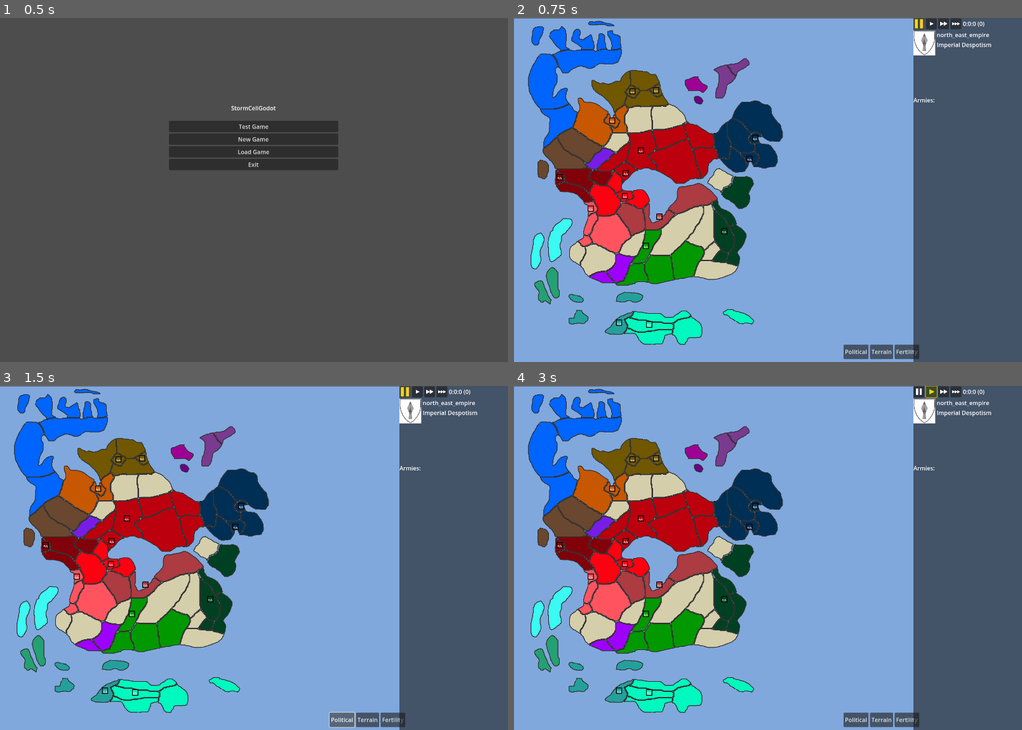
Above: before the commit, frames 1-4 (two rows, left to right).
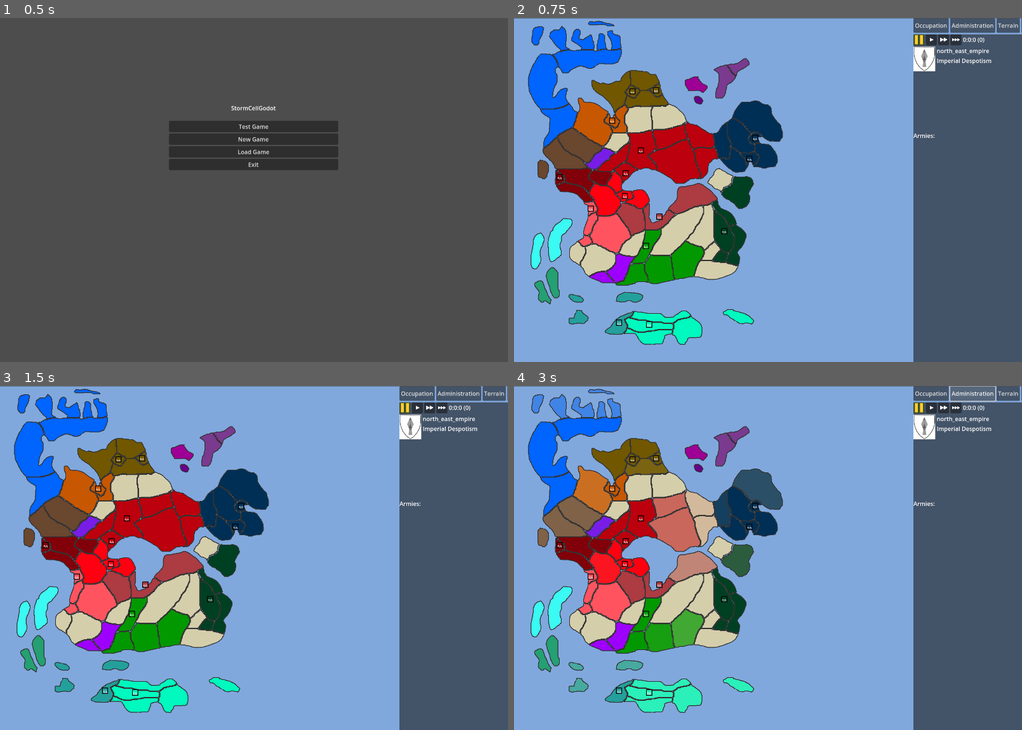
Above: after the commit, the same moments.

Repository: code-11/StormCell
Game: Godot game, scene res://testing.tscn
Two runs of this game, one before a commit and one after it. Both use one fixed random seed, a clock stepped at 60 frames per second and the inputs below.
Inputs (mouse positions are in pixels of both pictures, inside the frame that each line leads up to):
- Up to frame 1 (0.5 s): no input
- Up to frame 2 (0.75 s): click "New Game" at 0.5 s
- Up to frame 3 (1.5 s): click (340, 719) at 1.25 s, where only the run before the commit has a clickable "Political"
- Up to frame 4 (3 s): click (930, 392) at 2 s, where only the run after the commit has a clickable "Occupation"; click (971, 392) at 2.75 s, where only the run after the commit has a clickable "Administration"

Frame 1 is identical in both runs. In frame 2, 2.0% of the frame differs, in the area x 64-100%, y 0-100%; in frame 3, 2.1%; in frame 4, 8.7%, in the area x 3-100%, y 0-100%.

Commit message:
Add per-region occupation and administration values
Adds occupation/administration fields to Region and starting_regions.json
(infrastructure only, values left for design), plus map-mode buttons and
sidebar readouts to view them, replacing the old political map mode.

Diff:
--- a/stormCellGodot/MapLoader.gd
+++ b/stormCellGodot/MapLoader.gd
@@ -29,11 +29,11 @@
 
 func set_color_mode(mode):
 	var region_color_dict=null
-	if mode=="pol":
-		region_color_dict=$nations.create_region_color_dict(
-			$nations.read_starting_regions(),
-			$nations.read_nation_data()
-		)
+	if mode=="occupation":
+		region_color_dict=create_occupation_color_dict()
+
+	elif mode=="administration":
+		region_color_dict=create_administration_color_dict()
 
 	elif mode=="terrain":
 		region_color_dict=create_terrain_color_dict()
@@ -48,6 +48,38 @@
 	var all_regions=$regions.get_regions()
 	for region in all_regions:
 		to_return[region.name]=region.terrain.color
+	return to_return
+
+func get_nation_color(nation_data,nation):
+	if nation==null or not nation_data.has(nation):
+		return null
+	return nation_data[nation].get("nation_color",null)
+
+func nation_strength_to_color(nation_color_hex,value):
+	if nation_color_hex==null or value==null:
+		return UNOCCUPIED_REGION_COLOR
+	var nation_color=Color.html(nation_color_hex)
+	var neutral_color=Color.html(UNOCCUPIED_REGION_COLOR)
+	var alpha=clamp(value,0.0,1.0)
+	var blended=neutral_color.lerp(nation_color,alpha)
+	return "#"+blended.to_html(false)
+
+func create_occupation_color_dict():
+	var to_return={}
+	var nation_data=$nations.read_nation_data()
+	var all_regions=$regions.get_regions()
+	for region in all_regions:
+		var nation_color_hex=get_nation_color(nation_data,region.nation)
+		to_return[region.name]=nation_strength_to_color(nation_color_hex,region.occupation)
+	return to_return
+
+func create_administration_color_dict():
+	var to_return={}
+	var nation_data=$nations.read_nation_data()
+	var all_regions=$regions.get_regions()
+	for region in all_regions:
+		var nation_color_hex=get_nation_color(nation_data,region.nation)
+		to_return[region.name]=nation_strength_to_color(nation_color_hex,region.administration)
 	return to_return
 
 func read_fertility_bonus():
@@ -100,7 +132,7 @@
 					cur_map_click_mode=MAP_CLICK_MODE.INFO
 
 func load_map():
-	$regions.create_regions($nations.get_region_to_starting_nation())
+	$regions.create_regions($nations.get_region_to_starting_data())
 
 func attach_army(army_node,region):
 	$regions.attach_army(army_node,region)
--- a/stormCellGodot/NationLoader.gd
+++ b/stormCellGodot/NationLoader.gd
@@ -20,17 +20,20 @@
 			to_return[region_id] = nation
 	return to_return
 
+func get_region_to_starting_data():
+	var starting_nation_data = read_starting_regions()
+	var to_return = {}
+	for nation in starting_nation_data:
+		for region_id in starting_nation_data[nation]:
+			var region_values = starting_nation_data[nation][region_id]
+			to_return[region_id] = {
+				"nation": nation,
+				"occupation": region_values.get("occupation", null),
+				"administration": region_values.get("administration", null)
+			}
+	return to_return
+
 func read_nation_data():
 	var nation_data_file = FileAccess.open(NATION_DATA_PATH, FileAccess.READ)
 	var nation_data = JSON.parse_string(nation_data_file.get_as_text())
 	return nation_data
-
-
-func create_region_color_dict(starting_region_dict,nation_data_dict):
-	var to_return={}
-	for nation in starting_region_dict:
-		var national_color=nation_data_dict[nation]["nation_color"]
-		var starting_regions=starting_region_dict[nation]
-		for starting_region in starting_regions:
-			to_return[starting_region]=national_color
-	return to_return
--- a/stormCellGodot/RegionGeoLoader.gd
+++ b/stormCellGodot/RegionGeoLoader.gd
@@ -159,7 +159,7 @@
 	var region_terrain_data = JSON.parse_string(region_terrain_file.get_as_text())
 	return region_terrain_data
 
-func create_regions(regions_to_nations_dict):
+func create_regions(regions_to_starting_data):
 	var regions=read_regions()
 	var regional_terrain_data=read_regional_terrain()
 	var terrain_data=read_terrain_data()
@@ -169,7 +169,11 @@
 	for region in regions:
 		var terrain_type_for_region=regional_terrain_data[region.name]
 		region.terrain = Terrain.from_json_dict(terrain_type_for_region,terrain_data[terrain_type_for_region])
-		region.nation = regions_to_nations_dict.get(region.name,null)
+		var starting_data = regions_to_starting_data.get(region.name,null)
+		if starting_data != null:
+			region.nation = starting_data.get("nation",null)
+			region.occupation = starting_data.get("occupation",null)
+			region.administration = starting_data.get("administration",null)
 		var long_ext=long_extent(region)
 		if greatest_extent < long_ext:
 			greatest_extent = long_ext
--- a/stormCellGodot/data/starting_regions.json
+++ b/stormCellGodot/data/starting_regions.json
@@ -1,23 +1,114 @@
   {
-	  "farthener_tribes": ["1", "2", "3", "4"],
-	  "dunhollow_tribes": ["6", "7", "8"],
-	  "amonhold": ["5", "15", "16"],
-	  "pinemar_keep": ["17", "18", "20", "19", "21"],
-	  "tower_of_eregion": ["85"],
-	  "tower_of_illedion": ["78"],
-	  "artemons_hold": ["13"],
-	  "zultans_keep": ["79", "80"],
-	  "jibacoa": ["82"],
-	  "canimao": ["81"],
-	  "maniabon": ["59", "84", "65"],
-	  "naguabo": ["62", "60", "61", "63", "66"],
-	  "seluceria": ["56", "57", "54", "58", "68"],
-	  "havernia": ["48", "83", "49", "51"],
-	  "iphakhealis": ["45", "43"],
-	  "northumber": ["71", "72", "73", "77", "76", "74", "75"],
-	  "central_empire": ["28", "32", "33", "34"],
-	  "south_east_empire": ["38", "39", "47"],
-	  "south_west_empire": ["26", "35", "36", "37"],
-	  "north_west_empire": ["10", "9", "12", "11"],
-	  "north_east_empire": ["25", "27", "29", "30", "31", "70", "69"],
+	  "farthener_tribes": {
+		  "1": {"occupation": 1, "administration": 0.7},
+		  "2": {"occupation": 1, "administration": 1},
+		  "3": {"occupation": 1, "administration": 1},
+		  "4": {"occupation": 1, "administration": 1}
+	  },
+	  "dunhollow_tribes": {
+		  "6": {"occupation": 1, "administration": 0.8},
+		  "7": {"occupation": 1, "administration": 0.8},
+		  "8": {"occupation": 1, "administration": 0.8}
+	  },
+	  "amonhold": {
+		  "5": {"occupation": 1, "administration": 0.8},
+		  "15": {"occupation": 1, "administration": 1},
+		  "16": {"occupation": 1, "administration": 1}
+	  },
+	  "pinemar_keep": {
+		  "17": {"occupation": 1, "administration": 1},
+		  "18": {"occupation": 1, "administration": 1},
+		  "20": {"occupation": 1, "administration": 1},
+		  "19": {"occupation": 1, "administration": 0.9},
+		  "21": {"occupation": 1, "administration": 1}
+	  },
+	  "tower_of_eregion": {
+		  "85": {"occupation": 1, "administration": 1}
+	  },
+	  "tower_of_illedion": {
+		  "78": {"occupation": 1, "administration": 1}
+	  },
+	  "artemons_hold": {
+		  "13": {"occupation": 1, "administration": 1}
+	  },
+	  "zultans_keep": {
+		  "79": {"occupation": 1, "administration": 1},
+		  "80": {"occupation": 1, "administration": 1}
+	  },
+	  "jibacoa": {
+		  "82": {"occupation": 1, "administration": 1}
+	  },
+	  "canimao": {
+		  "81": {"occupation": 1, "administration": 1}
+	  },
+	  "maniabon": {
+		  "59": {"occupation": 1, "administration": 0.8},
+		  "84": {"occupation": 1, "administration": 1},
+		  "65": {"occupation": 1, "administration": 0.8}
+	  },
+	  "naguabo": {
+		  "62": {"occupation": 1, "administration": 0.8},
+		  "60": {"occupation": 1, "administration": 0.8},
+		  "61": {"occupation": 1, "administration": 0.8},
+		  "63": {"occupation": 1, "administration": 0.8},
+		  "66": {"occupation": 1, "administration": 0.8}
+	  },
+	  "seluceria": {
+		  "56": {"occupation": 1, "administration": 1},
+		  "57": {"occupation": 1, "administration": 1},
+		  "54": {"occupation": 1, "administration": 1},
+		  "58": {"occupation": 1, "administration": 1},
+		  "68": {"occupation": 1, "administration": 0.8}
+	  },
+	  "havernia": {
+		  "48": {"occupation": 1, "administration": 1},
+		  "83": {"occupation": 1, "administration": 1},
+		  "49": {"occupation": 1, "administration": 0.9},
+		  "51": {"occupation": 1, "administration": 0.7}
+	  },
+	  "iphakhealis": {
+		  "45": {"occupation": 1, "administration": 1},
+		  "43": {"occupation": 1, "administration": 1}
+	  },
+	  "northumber": {
+		  "71": {"occupation": 1, "administration": 0.9},
+		  "72": {"occupation": 1, "administration": 1},
+		  "73": {"occupation": 1, "administration": 1},
+		  "77": {"occupation": 1, "administration": 1},
+		  "76": {"occupation": 1, "administration": 1},
+		  "74": {"occupation": 1, "administration": 0.8},
+		  "75": {"occupation": 1, "administration": 1}
+	  },
+	  "central_empire": {
+		  "28": {"occupation": 1, "administration": 0.9},
+		  "32": {"occupation": 1, "administration": 1},
+		  "33": {"occupation": 1, "administration": 1},
+		  "34": {"occupation": 1, "administration": 1}
+	  },
+	  "south_east_empire": {
+		  "38": {"occupation": 1, "administration": 1},
+		  "39": {"occupation": 1, "administration": 1},
+		  "47": {"occupation": 1, "administration": 0.5}
+	  },
+	  "south_west_empire": {
+		  "26": {"occupation": 1, "administration": 1},
+		  "35": {"occupation": 1, "administration": 1},
+		  "36": {"occupation": 1, "administration": 1},
+		  "37": {"occupation": 1, "administration": 1}
+	  },
+	  "north_west_empire": {
+		  "10": {"occupation": 1, "administration": 1},
+		  "9": {"occupation": 1, "administration": 1},
+		  "12": {"occupation": 1, "administration": 1},
+		  "11": {"occupation": 1, "administration": 1}
+	  },
+	  "north_east_empire": {
+		  "25": {"occupation": 1, "administration": 1},
+		  "27": {"occupation": 1, "administration": 1},
+		  "29": {"occupation": 1, "administration": 1},
+		  "30": {"occupation": 1, "administration": 0.5},
+		  "31": {"occupation": 1, "administration": 0.5},
+		  "70": {"occupation": 1, "administration": 0.1},
+		  "69": {"occupation": 1, "administration": 0.1}
+	  }
   }
--- a/stormCellGodot/game_scene.tscn
+++ b/stormCellGodot/game_scene.tscn
@@ -6,7 +6,8 @@
 [ext_resource type="Script" path="res://NationLoader.gd" id="2_lhp44"]
 [ext_resource type="Script" path="res://sc_ui/GuiCtrl.gd" id="2_y221t"]
 [ext_resource type="Texture2D" uid="uid://bltthd43fdmfq" path="res://images/spearhead.jpeg" id="4_n7rf5"]
-[ext_resource type="Script" path="res://sc_ui/PolMapModeBtn.gd" id="6_48i3s"]
+[ext_resource type="Script" path="res://sc_ui/OccupationMapModeBtn.gd" id="6_48i3s"]
+[ext_resource type="Script" path="res://sc_ui/AdministrationMapModeBtn.gd" id="6_48i3t"]
 [ext_resource type="Script" path="res://sc_ui/PanelCtrl.gd" id="6_negt1"]
 [ext_resource type="Script" path="res://sc_ui/TerrainMapModeBtn.gd" id="7_mcrfv"]
 [ext_resource type="Script" path="res://sc_ui/FertilityMapModeBtn.gd" id="8_fert1"]
@@ -48,15 +49,20 @@
 [node name="Line2D" type="Line2D" parent="TheGame/GuiCtrl/TheMap"]
 
 [node name="HBoxContainer" type="HBoxContainer" parent="TheGame/GuiCtrl/TheMap"]
-offset_left = 908.0
-offset_top = 902.0
-offset_right = 1088.0
-offset_bottom = 942.0
+offset_left = 1101.0
+offset_top = 1.0
+offset_right = 1401.0
+offset_bottom = 41.0
 
-[node name="PolMapModeBtn" type="Button" parent="TheGame/GuiCtrl/TheMap/HBoxContainer"]
+[node name="OccupationMapModeBtn" type="Button" parent="TheGame/GuiCtrl/TheMap/HBoxContainer"]
 layout_mode = 2
-text = "Political"
+text = "Occupation"
 script = ExtResource("6_48i3s")
+
+[node name="AdministrationMapModeBtn" type="Button" parent="TheGame/GuiCtrl/TheMap/HBoxContainer"]
+layout_mode = 2
+text = "Administration"
+script = ExtResource("6_48i3t")
 
 [node name="TerrainMapModeBtn" type="Button" parent="TheGame/GuiCtrl/TheMap/HBoxContainer"]
 layout_mode = 2
@@ -70,7 +76,7 @@
 
 [node name="ThePanel" type="PanelContainer" parent="TheGame/GuiCtrl"]
 offset_left = 1101.0
-offset_top = 1.0
+offset_top = 45.0
 offset_right = 1401.0
 offset_bottom = 1002.0
 script = ExtResource("6_negt1")
@@ -160,6 +166,12 @@
 [node name="FertilityLbl" type="Label" parent="TheGame/GuiCtrl/ThePanel/VBoxContainer/RegionInfoBox"]
 layout_mode = 2
 
+[node name="OccupationLbl" type="Label" parent="TheGame/GuiCtrl/ThePanel/VBoxContainer/RegionInfoBox"]
+layout_mode = 2
+
+[node name="AdministrationLbl" type="Label" parent="TheGame/GuiCtrl/ThePanel/VBoxContainer/RegionInfoBox"]
+layout_mode = 2
+
 [node name="ArmyInfoBox" type="VBoxContainer" parent="TheGame/GuiCtrl/ThePanel/VBoxContainer/RegionInfoBox"]
 layout_mode = 2
 script = ExtResource("10_k38sl")
--- a/stormCellGodot/region_data.gd
+++ b/stormCellGodot/region_data.gd
@@ -4,3 +4,5 @@
 
 var terrain=null
 var nation=null
+var occupation=null
+var administration=null
--- /dev/null
+++ b/stormCellGodot/sc_ui/AdministrationMapModeBtn.gd
@@ -0,0 +1,7 @@
+extends Button
+
+func get_gui_ctrl():
+	return get_parent().get_parent().get_parent()
+
+func _pressed():
+	get_gui_ctrl().set_map_color_mode("administration")
--- a/stormCellGodot/sc_ui/GuiCtrl.gd
+++ b/stormCellGodot/sc_ui/GuiCtrl.gd
@@ -1,7 +1,7 @@
 extends Node
 
 var selected_region=null
-var map_color_mode="pol" # Or "terrain", "fertility"
+var map_color_mode="occupation" # Or "administration", "terrain", "fertility"
 
 
 func set_selected_region(region):
@@ -33,4 +33,4 @@
 
 func load_map():
 	$TheMap.load_map()
-	set_map_color_mode("pol")
+	set_map_color_mode("occupation")
--- a/stormCellGodot/sc_ui/PolMapModeBtn.gd
+++ b/stormCellGodot/sc_ui/OccupationMapModeBtn.gd
@@ -4,4 +4,4 @@
 	return get_parent().get_parent().get_parent()
 
 func _pressed():
-	get_gui_ctrl().set_map_color_mode("pol")
+	get_gui_ctrl().set_map_color_mode("occupation")
--- a/stormCellGodot/sc_ui/PanelCtrl.gd
+++ b/stormCellGodot/sc_ui/PanelCtrl.gd
@@ -11,6 +11,12 @@
 
 func get_fertility_label():
 	return get_node("VBoxContainer/RegionInfoBox/FertilityLbl")
+
+func get_occupation_label():
+	return get_node("VBoxContainer/RegionInfoBox/OccupationLbl")
+
+func get_administration_label():
+	return get_node("VBoxContainer/RegionInfoBox/AdministrationLbl")
 
 func get_player_nation_label():
 	return get_node("VBoxContainer/HBoxContainer/VBoxContainer/PlayerNationLbl")
@@ -35,6 +41,12 @@
 	var fertility_lbl=get_fertility_label()
 	fertility_lbl.text=format_fertility_breakdown(fertility_breakdown)
 
+	var occupation_lbl=get_occupation_label()
+	occupation_lbl.text="Occupation: "+format_value_or_na(region.occupation)
+
+	var administration_lbl=get_administration_label()
+	administration_lbl.text="Administration: "+format_value_or_na(region.administration)
+
 func format_fertility_breakdown(fertility_breakdown):
 	var region_bonus_text = ("%.2f" % fertility_breakdown.region_bonus) if fertility_breakdown.has_region_data else "N/A"
 	return "Fertility: %.2f\n  Region: %s\n  Terrain: %.2f\n  National: %.2f" % [
@@ -44,6 +56,9 @@
 		fertility_breakdown.national_bonus,
 	]
 
+func format_value_or_na(value):
+	return ("%.2f" % value) if value != null else "N/A"
+
 func set_armies(armies):
 	var army_info_box=get_army_info_ctrl()
 	for army in armies:
